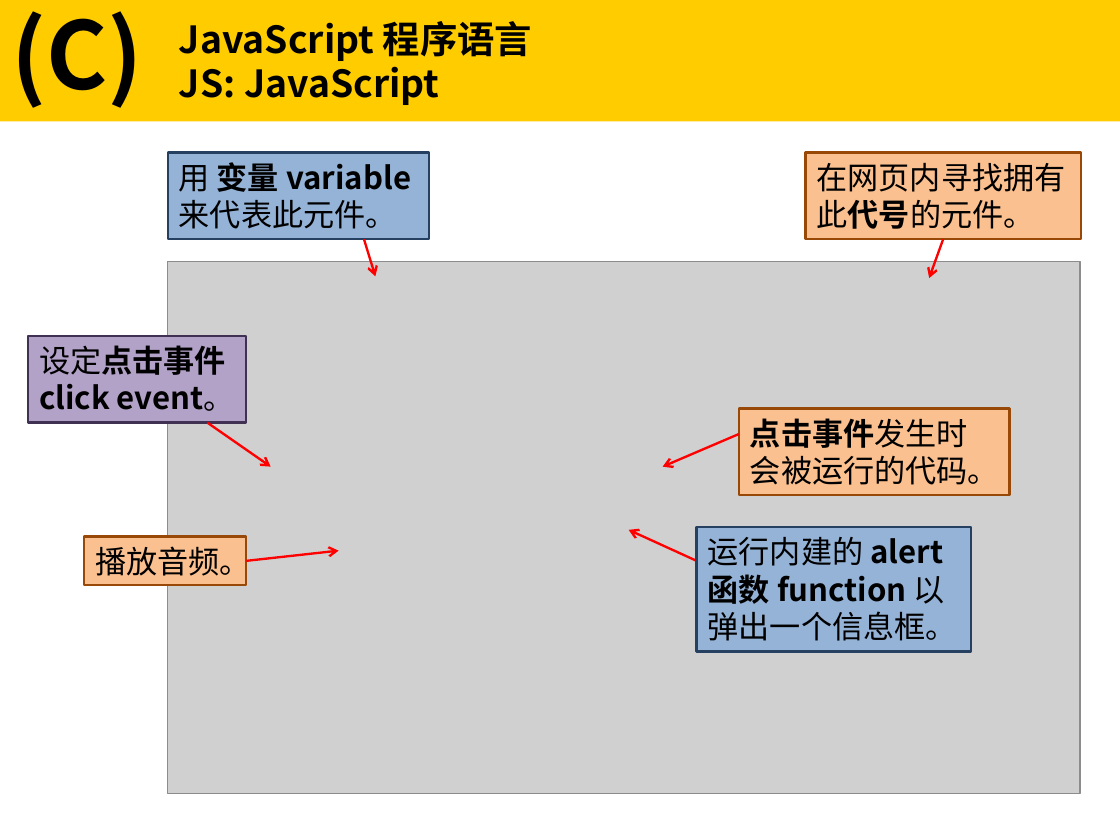
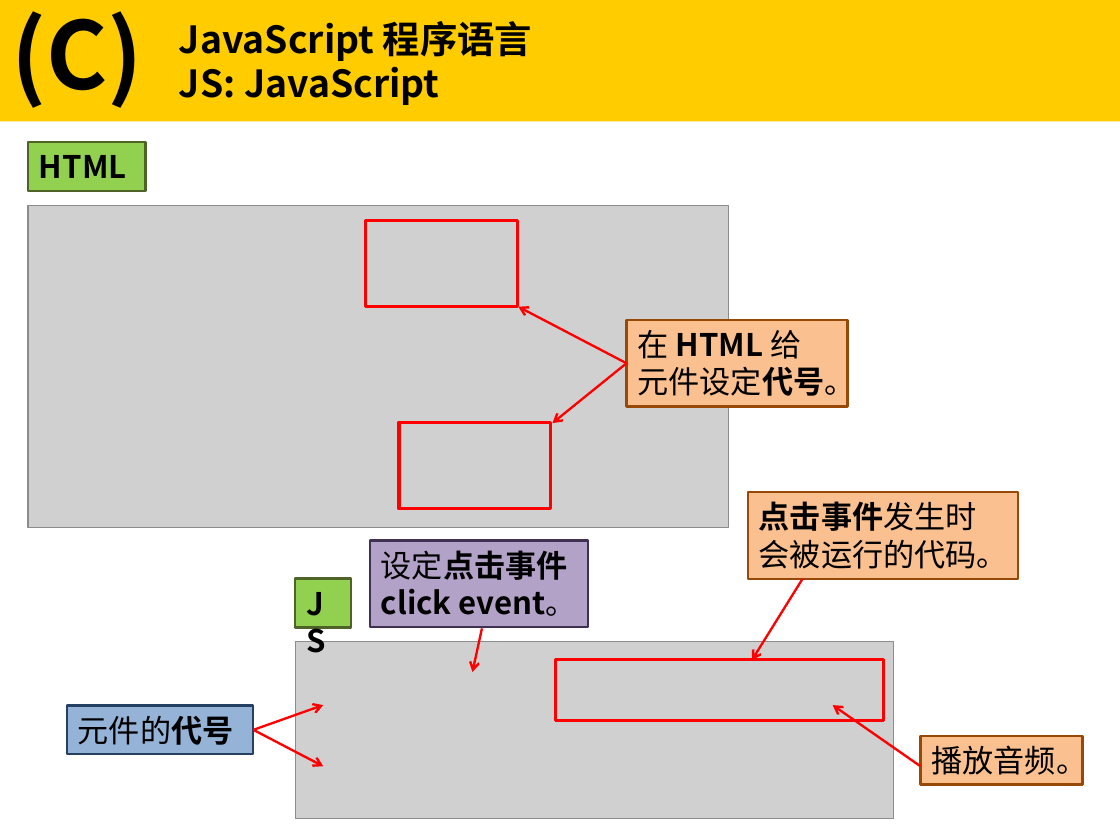
Before and after one commit to liawcv/liawcv.github.io, a slide deck: slide 25 of slide.pptx (slide 24 before the commit). Drawn at 1120x840 pixels with LibreOffice and Linux fonts; fonts in the diff are those of the drawing; grey boxes stand for pictures. Boxes give left, top, right and bottom in pixels: in the first picture for what was removed or moved away, otherwise in the second. Text is boxed around its words. In the diff, an @@ line names an element or a change of style, - is before the commit and + after.

```diff
--- a/slide.pptx
+++ b/slide.pptx
@@ rectangle added at (28,142,146,192), fill #92D050, outline #4F6228 1.5 pt, 20 pt, text #000000, bold @@
+HTML
@@ rectangle removed at (168,152,429,239) @@
-用 变量 variable 来代表此元件。
@@ rectangle removed at (805,152,1081,239) @@
-在网页内寻找拥有此代号的元件。
@@ picture added at (28,205,729,528) @@
@@ rectangle added at (365,221,516,307), outline #FF0000 2 pt @@
@@ picture removed at (168,261,1081,793) @@
@@ arrow removed from (943, 240) to (930, 278) @@
@@ arrow added from (626, 363) to (519, 307), #FF0000 1.5 pt @@
@@ rectangle added at (626,320,847,407), fill #FAC090, outline #984807 1.5 pt, 20 pt, text #000000 @@
+在 HTML 给
+元件设定代号。
@@ arrow moved from (739, 435) - (663, 467) to (626, 363) - (552, 423) @@
@@ arrow removed from (207, 422) to (271, 467) @@
@@ rectangle added at (399,422,550,508), outline #FF0000 2 pt @@
@@ rectangle "点击事件发生时会被运行的代码。": place and size @@
-rectangle "点击事件发生时会被运行的代码。" at (739,409,1010,495)
+rectangle "点击事件发生时会被运行的代码。" at (748,492,1019,578)
@@ rectangle removed at (697,528,971,652) @@
-运行内建的 alert 函数 function 以弹出一个信息框。
@@ rectangle "设定点击事件 click event。": place and size @@
-rectangle "设定点击事件 click event。" at (28,336,246,422)
+rectangle "设定点击事件 click event。" at (370,541,588,627)
@@ rectangle added at (295,579,351,628), fill #92D050, outline #4F6228 1.5 pt, 20 pt, text #000000, bold @@
+JS
@@ arrow added from (803, 579) to (752, 661), #FF0000 1.5 pt @@
@@ arrow moved from (364, 240) - (375, 277) to (482, 628) - (473, 672) @@
@@ picture added at (295,642,893,819) @@
@@ rectangle added at (556,660,883,721), outline #FF0000 2 pt @@
@@ rectangle added at (67,706,254,755), fill #95B3D7, outline #254061 1.5 pt, 20 pt, text #000000 @@
+元件的代号
@@ arrow moved from (246, 561) - (338, 551) to (253, 730) - (324, 706) @@
@@ arrow added from (921, 766) to (833, 706), #FF0000 1.5 pt @@
@@ arrow moved from (697, 561) - (628, 530) to (253, 730) - (324, 766) @@
@@ rectangle "播放音频。": place and size @@
-rectangle "播放音频。" at (84,536,246,586)
+rectangle "播放音频。" at (921,736,1083,785)
```
Also in this commit, not shown: 11 other slides changed, 4 slides added, 1 other file.
